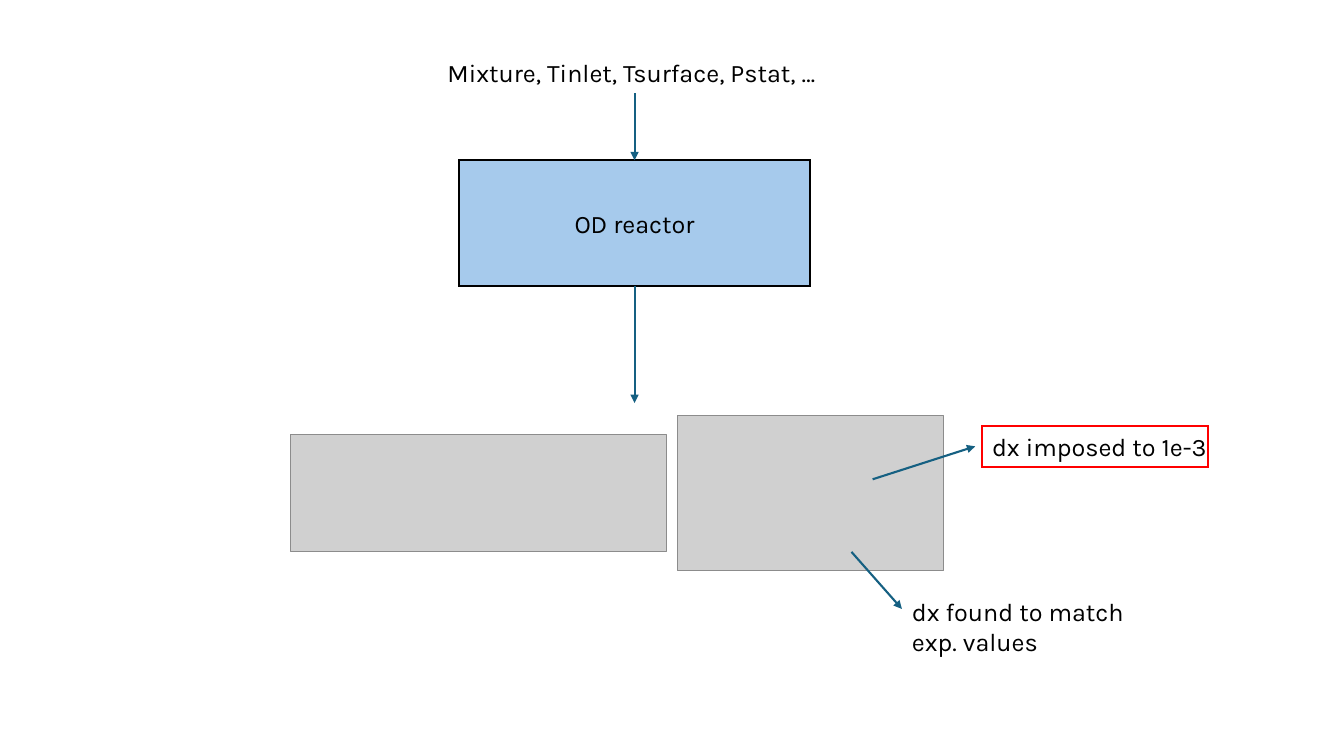
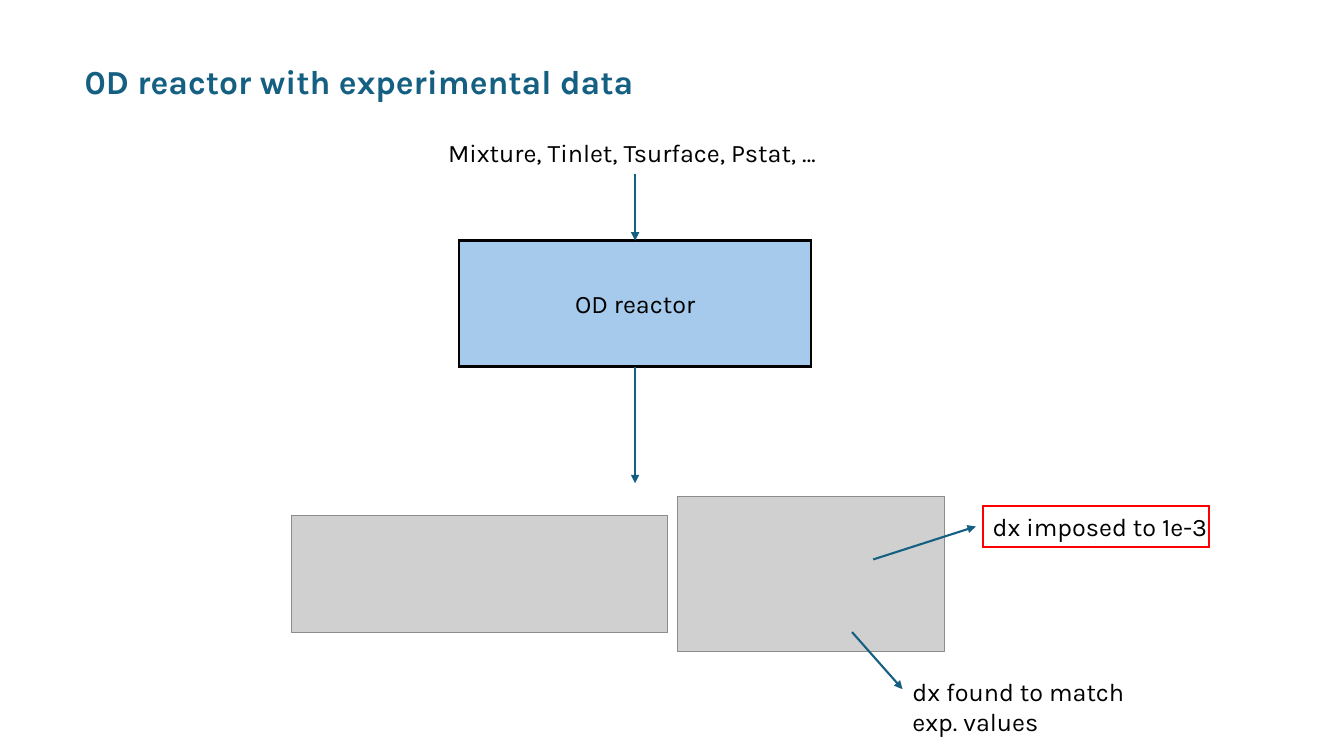
Before and after one commit to Bab1000/VKI, a slide deck: slide 3 of Courses/PCMAF/PCMAF_26_05_2025.pptx (slide 2 before the commit). Drawn at 1344x756 pixels with LibreOffice and Linux fonts; fonts in the diff are those of the drawing; grey boxes stand for pictures. Boxes give left, top, right and bottom in pixels: in the first picture for what was removed or moved away, otherwise in the second. Text is boxed around its words. In the diff, an @@ line names an element or a change of style, - is before the commit and + after.

```diff
--- a/Courses/PCMAF/PCMAF_26_05_2025.pptx
+++ b/Courses/PCMAF/PCMAF_26_05_2025.pptx
@@ text added at <box>85,70,633,102</box>, 24 pt, text #156082, bold @@
+0D reactor with experimental data
@@ 4 arrows, 3 texts, 2 pictures, 2 rectangles: place and size @@
-4 arrows, 3 texts, 2 pictures, 2 rectangles at <box>290,64,1208,657</box>
+4 arrows, 3 texts, 2 pictures, 2 rectangles at <box>291,144,1209,737</box>
```
Also in this commit, not shown: 5 other slides changed, 7 slides added, 1 slide removed, 48 other files.
